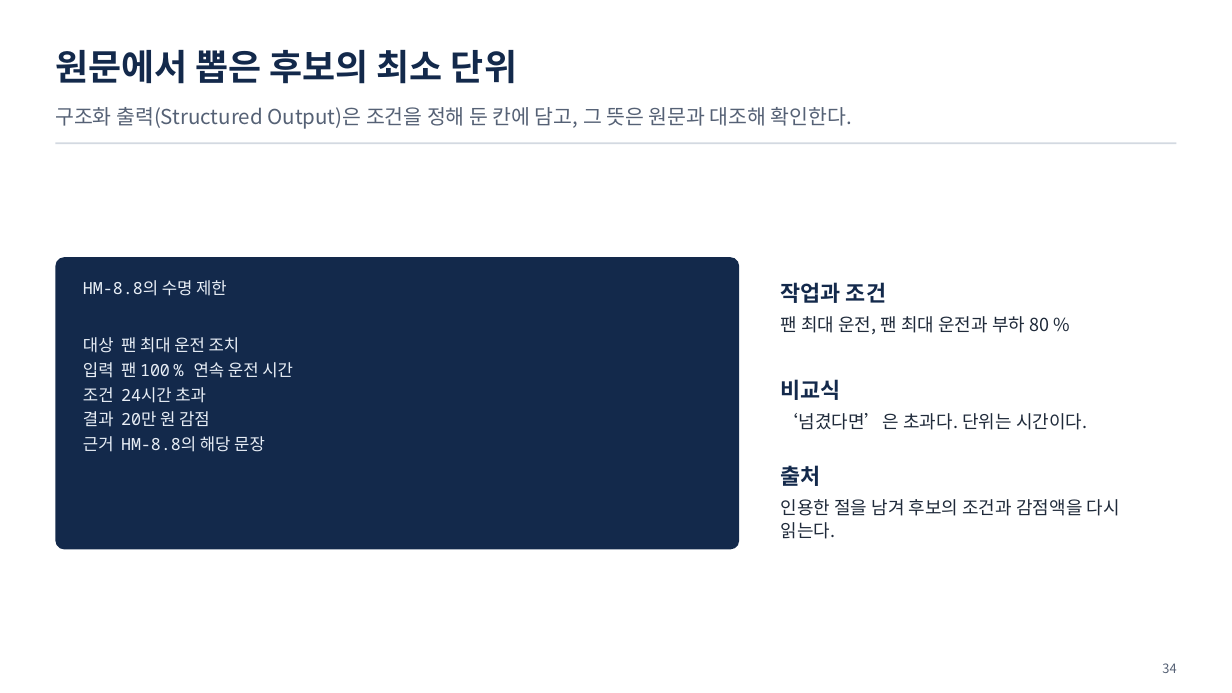
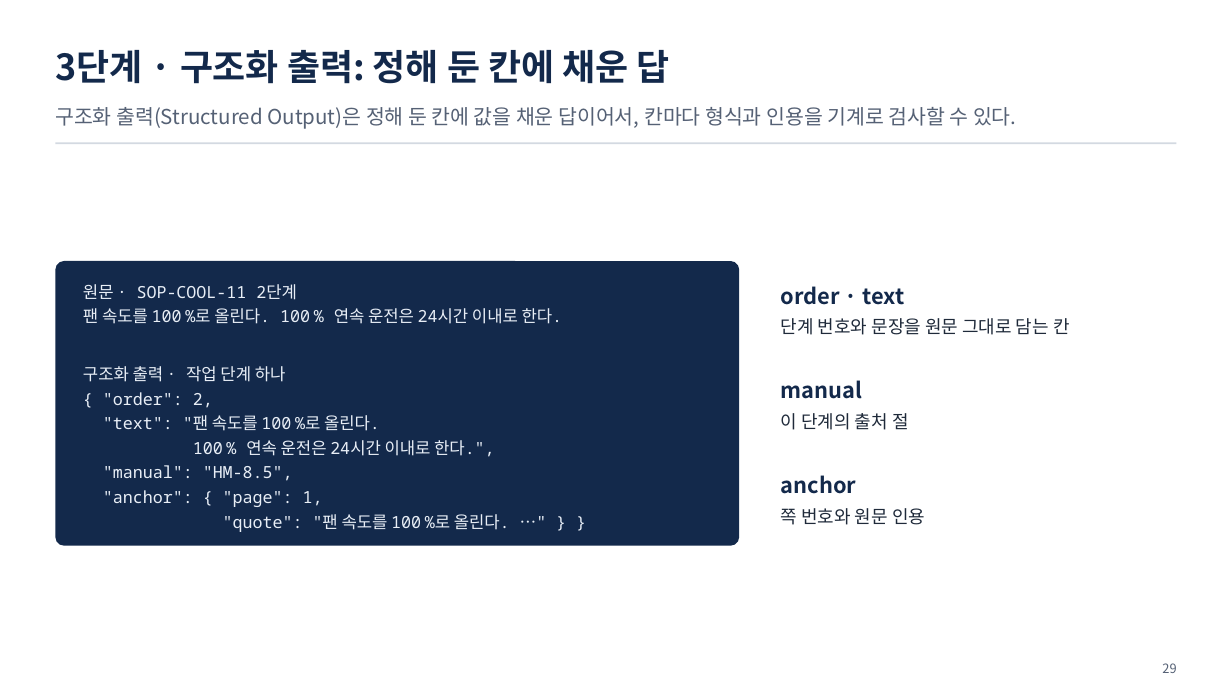
Before and after one commit to uengine-oss/hyd-iot-edu, a slide deck: slide 29 of workspace/강의제작/산출물/실전반/이론/03회차/실전반_03일차.pptx (slide 34 before the commit). Drawn at 1232x693 pixels with LibreOffice and Linux fonts; fonts in the diff are those of the drawing. Boxes give left, top, right and bottom in pixels: in the first picture for what was removed or moved away, otherwise in the second. Text is boxed around its words. In the diff, an @@ line names an element or a change of style, - is before the commit and + after.

Commit message:
실전반 3회차 덱 U4~U7(24~54장) — 통합 4회차 01편을 원본으로 문서 → 지식 단원(합친 장 9쌍 · 샘플 인스턴스 적재와 본격 문서 인제스천 새 장 · 구매 기준서 응용 장)과 실습3~5 소개를 지금 랩대로, 단원마다 독립 검토 지적(4 · 1 · 2 · 2건) 고침. 55~74장은 U8 초안(검토 중) · 남은일에 실전 34~37행 미충족과 통합 4회차 18 · 25장 보류 틈

```diff
--- a/workspace/강의제작/산출물/실전반/이론/03회차/실전반_03일차.pptx
+++ b/workspace/강의제작/산출물/실전반/이론/03회차/실전반_03일차.pptx
@@ text at bbox=[55, 50, 670, 84]: text changed @@
-원문에서 뽑은 후보의 최소 단위
+3단계 · 구조화 출력: 정해 둔 칸에 채운 답
@@ text at bbox=[55, 107, 1017, 129]: text changed @@
-구조화 출력(Structured Output)은 조건을 정해 둔 칸에 담고, 그 뜻은 원문과 대조해 확인한다.
+구조화 출력(Structured Output)은 정해 둔 칸에 값을 채운 답이어서, 칸마다 형식과 인용을 기계로 검사할 수 있다.
@@ rounded rectangle: place and size @@
-rounded rectangle at bbox=[55, 257, 739, 549]
+rounded rectangle at bbox=[55, 261, 739, 545]
@@ text at bbox=[83, 284, 563, 532]: text changed; font Noto Sans CJK KR to Noto Sans Mono @@
-HM-8.8의 수명 제한
-대상 팬 최대 운전 조치
-입력 팬 100 % 연속 운전 시간
-조건 24시간 초과
-결과 20만 원 감점
-근거 HM-8.8의 해당 문장
+원문 · SOP-COOL-11 2단계
+팬 속도를 100 %로 올린다. 100 % 연속 운전은 24시간 이내로 한다.
+구조화 출력 · 작업 단계 하나
+{ "order": 2,
+"text": "팬 속도를 100 %로 올린다.
+100 % 연속 운전은 24시간 이내로 한다.",
+"manual": "HM-8.5",
+"anchor": { "page": 1,
+"quote": "팬 속도를 100 %로 올린다. …" } }
@@ text at bbox=[781, 286, 1070, 335]: text changed @@
-작업과 조건
-팬 최대 운전, 팬 최대 운전과 부하 80 %
+order · text
+단계 번호와 문장을 원문 그대로 담는 칸
@@ text at bbox=[781, 380, 909, 430]: text changed @@
-비교식
-‘넘겼다면’은 초과다. 단위는 시간이다.
+manual
+이 단계의 출처 절
@@ text at bbox=[781, 475, 925, 525]: text changed @@
-출처
-인용한 절을 남겨 후보의 조건과 감점액을 다시 읽는다.
+anchor
+쪽 번호와 원문 인용
@@ text at bbox=[1162, 663, 1176, 673]: text changed @@
-34
+29
```
Also in this commit, not shown: 15 other slides changed, 39 slides added, 41 slides removed, 4 other files.
